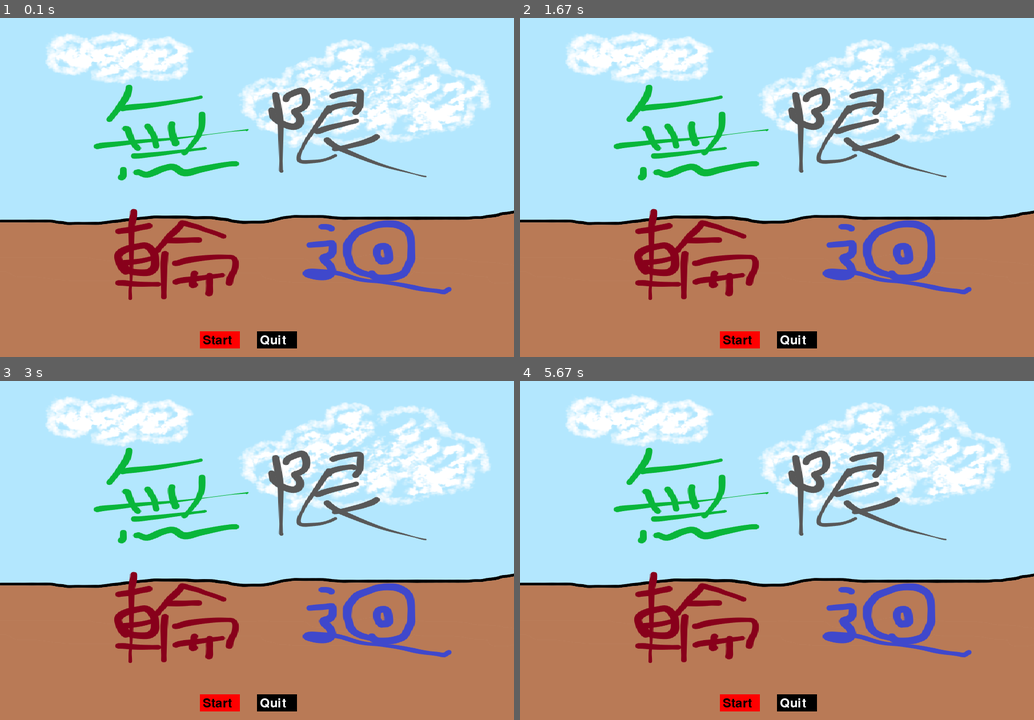
Above: before the commit, frames 1-4 (two rows, left to right).
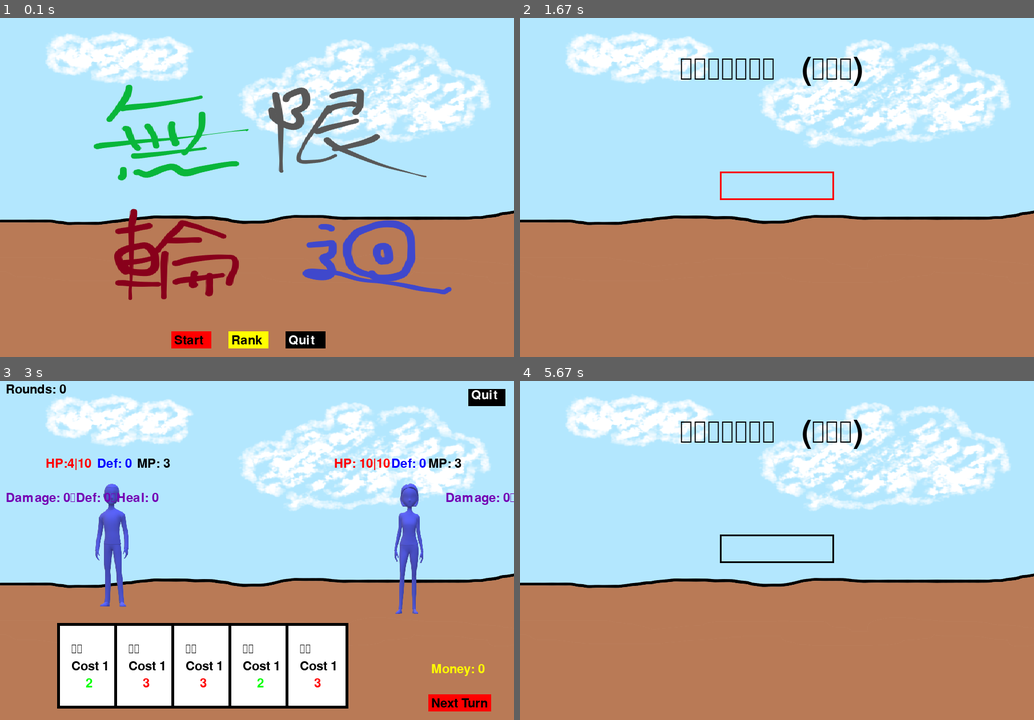
Above: after the commit, the same moments.

Repository: razersword21/pygame-card
Game: pygame game, started from main.py
Same seed, same stepped clock (60 frames per second), same inputs: the game is played once before the commit and once after it.
Inputs (mouse positions are in pixels of both pictures, inside the frame that each line leads up to):
- Up to frame 1 (0.1 s): no input
- Up to frame 2 (1.67 s): press the mouse at (710, 340) at 0.37 s; move the mouse to (663, 302) at 0.47 s; release the mouse at (617, 265) at 0.6 s; press the mouse at (777, 184) at 0.7 s; move the mouse to (684, 234) at 0.8 s; release the mouse at (597, 285) at 0.93 s; click (710, 207) at 1.05 s; press the mouse at (777, 184) at 1.37 s; move the mouse to (771, 248) at 1.47 s; release the mouse at (766, 309) at 1.6 s
- Up to frame 3 (3 s): click (308, 621) at 1.72 s; press the mouse at (257, 547) at 2.03 s; move the mouse to (328, 611) at 2.13 s; release the mouse at (400, 672) at 2.27 s; type "ann" at 2.33 s; tap Enter at 2.67 s; click (457, 703) at 2.88 s, where only the run after the commit has a clickable "Next Turn"
- Up to frame 4 (5.67 s): press the mouse at (1008, 397) at 3.2 s; move the mouse to (843, 503) at 3.3 s; release the mouse at (679, 611) at 3.43 s; press the mouse at (766, 703) at 3.53 s; move the mouse to (730, 679) at 3.63 s; release the mouse at (689, 655) at 3.77 s; click (998, 703) at 3.88 s, where only the run after the commit has a clickable "返回"; press the mouse at (766, 703) at 4.2 s; move the mouse to (689, 631) at 4.3 s; release the mouse at (612, 560) at 4.43 s; click (998, 703) at 5.05 s, where only the run after the commit has a clickable "返回"; press the mouse at (710, 703) at 5.37 s; move the mouse to (797, 645) at 5.47 s; release the mouse at (884, 591) at 5.6 s

The runs differ from the first frame. In frame 1, 1.4% of the frame differs, in the area x 33-64%, y 92-98%; in frame 2, 9.3%; in frame 3, 25%, in the area x 1-100%, y 1-98%; in frame 4, 9.3%.

Commit message:
updata v4

Diff:
--- a/card_process.py
+++ b/card_process.py
@@ -61,6 +61,8 @@
             else:
                 target.hp -= (card.do_to_other+myself.damage_buff)
                 myself.hp += (card.do_to_other+myself.damage_buff)
+            if myself.hp > myself.max_hp:
+                myself.hp = myself.max_hp
         case 'absorb':
             target.magic -= card.do_to_other
             if target.magic < 0:
--- /dev/null
+++ b/draw_source/rankings.json
@@ -0,0 +1 @@
+[{"name": "aaa", "score": "1"}]
--- a/game.py
+++ b/game.py
@@ -1,6 +1,7 @@
 import pygame,sys
 import random
 import time
+import json
 import logging
 logging.basicConfig(level=logging.INFO)
 
@@ -8,6 +9,7 @@
 from card_process import *
 from choose import *
 from params import *
+from game_utils import *
 
 def set_enemy(enemy):
     x = random.randint(0,100)
@@ -66,7 +68,8 @@
     clock = pygame.time.Clock()
 
     chose_buff = []
-
+    with open('draw_source/rankings.json') as f:
+        rank_list = json.load(f)
     running = True
     player_turn = True
 
@@ -145,6 +148,8 @@
                 if next_turn_btn.collidepoint(pos):
                     player_turn = False
                 if quit_btn.collidepoint(pos):
+                    write_game_records(rank_list,main_role,rounds)
+                    logging.warning(main_role.name + ' 打到 Round: '+str(rounds))
                     running = False
 
                 end_x = (len(current_cards)+1)*100
@@ -168,8 +173,6 @@
                         match main_card.type:
                             case 'attack'|'fire'|'vampire'|'absorb'|'little_knife'|'shield'|'brk_shd'|'sacrifice':
                                 enemy,main_role = card_effect(enemy,main_card,main_role)
-                                if main_role.hp > main_role.max_hp:
-                                    main_role.hp = main_role.max_hp
                                 if enemy.hp <= 0:
                                     enemy.hp = 0
                                     GAME_CONTROL = False
@@ -240,8 +243,6 @@
                             match card.type:
                                 case 'attack'|'fire'|'vampire'|'absorb'|'shield'|'brk_shd'|'sacrifice':
                                     main_role,enemy = card_effect(main_role,card,enemy)
-                                    if enemy.hp > enemy.max_hp:
-                                        enemy.hp = enemy.max_hp
                                     if main_role.hp <= 0:
                                         main_role.hp = 0
                                         GAME_CONTROL = False
@@ -271,7 +272,7 @@
                     check_person_buff(main_role,enemy)
 
         elif not GAME_CONTROL and enemy.hp == 0:
-            logging.warn('********* Next Round *********')
+            logging.warning('********* Next Round *********')
             rounds += 1
             chose_buff,add_value,new_card,main_role = choose_(win,font_list,rounds,main_role)
             if new_card != None:
@@ -301,6 +302,7 @@
             pygame.display.update()
             time.sleep(3)
             running = False
-            logging.warn('你打到 Round: '+str(rounds))
+            write_game_records(rank_list,main_role,rounds)
+            logging.warning(main_role.name + ' 打到 Round: '+str(rounds))
         pygame.display.flip()
         clock.tick(60)
--- /dev/null
+++ b/game_utils.py
@@ -0,0 +1,13 @@
+import json
+def write_game_records(rank_list,main_role,rounds):
+    if not any(player['name'] == main_role.name for player in rank_list):
+        rank_list.append({"name":main_role.name,"score":str(rounds)})
+    else:
+        for player in rank_list:
+            if player['name'] == main_role.name and int(player['score']) < rounds:
+                player['score'] = str(rounds)
+    rank_list = sorted(rank_list, key=lambda k: k['score'], reverse=True)
+    if len(rank_list) > 9:
+        rank_list.pop(-1)
+    with open('draw_source/rankings.json','w') as f:
+        json.dump(rank_list, f)
--- a/input_name.py
+++ b/input_name.py
@@ -1,5 +1,4 @@
 import pygame,sys
-import random
 from objects import *
 
 def input_name(win,main_role):
@@ -11,7 +10,6 @@
     text = ""
     active = False
     while inputing:
-
         win.blit(bg.bg_big, bg.rect)
         title_font = pygame.font.Font('font/ChenYuluoyan-Thin.ttf', 80)
         base_font = pygame.font.Font('font/ChenYuluoyan-Thin.ttf', 50)
--- a/main.py
+++ b/main.py
@@ -1,5 +1,6 @@
 import pygame,sys
 import pygame.locals
+import keyboard
 
 from objects import *
 from card_process import *
@@ -7,6 +8,7 @@
 from game import *
 from params import *
 from input_name import *
+from rank import *
 
 GAME_CONTROL = False
 
@@ -28,14 +30,20 @@
     while show_intro:
         win.blit(intro.bg_big, intro.rect)
 
-        start_btn = pygame.Rect(350, 555, 70, 30)
+        start_btn = pygame.Rect(300, 555, 70, 30)
         pygame.draw.rect(win, RED , start_btn)
         btn_text = base_font.render("Start", True, BLACK)
-        win.blit(btn_text, (355, 560))
-        quit_btn = pygame.Rect(450, 555, 70, 30)
+        win.blit(btn_text, (305, 560))
+
+        rank_btn = pygame.Rect(400, 555, 70, 30)
+        pygame.draw.rect(win, YELLOW , rank_btn)
+        rank_text = base_font.render("Rank", True, BLACK)
+        win.blit(rank_text, (405, 560))
+
+        quit_btn = pygame.Rect(500, 555, 70, 30)
         pygame.draw.rect(win, BLACK , quit_btn)
         quit_text = base_font.render("Quit", True, WHITE)
-        win.blit(quit_text, (455, 560))
+        win.blit(quit_text, (505, 560))
 
         for event in pygame.event.get():
             if event.type == pygame.QUIT:
@@ -44,11 +52,14 @@
             if event.type == pygame.MOUSEBUTTONDOWN:
                 pos = pygame.mouse.get_pos()
                 if start_btn.collidepoint(pos):
-
+                    keyboard.send('alt+shift')
                     input_name(win,main_role)
                     if len(main_role.name) > 0:
                         GAME_CONTROL = True
                         game_(win,all_font,GAME_CONTROL,main_role,enemy)
+                    keyboard.send('alt+shift')
+                if rank_btn.collidepoint(pos):
+                    rank_page(win)
                 if quit_btn.collidepoint(pos):
                     pygame.quit()
                     sys.exit()
--- /dev/null
+++ b/rank.py
@@ -0,0 +1,47 @@
+import pygame,sys
+import json
+from objects import *
+
+def rank_page(win):
+    bg = BG(900, 600)
+    ranking = True
+    with open('draw_source/rankings.json') as f:
+        rank_list = json.load(f)
+    rank_list = sorted(rank_list, key=lambda k: k['score'], reverse=True)
+    if len(rank_list) > 9:
+        rank_list.pop(-1)
+    while ranking:
+        win.blit(bg.bg_big, bg.rect)
+        base_font = pygame.font.Font('font/ChenYuluoyan-Thin.ttf', 32)
+        title_font = pygame.font.Font('font/ChenYuluoyan-Thin.ttf', 80)
+        menu_text = title_font.render("排名榜", True, BLACK)
+        win.blit(menu_text, (350, 10))
+
+        return_btn = pygame.Rect(800, 555, 70, 30)
+        pygame.draw.rect(win, RED , return_btn)
+        return_text = base_font.render("返回", True, BLACK)
+        win.blit(return_text, (805, 560))
+
+        name_text = base_font.render("姓名", True, (0, 0, 0))
+        score_text = base_font.render("分數(Rounds)", True, (0, 0, 0))
+        win.blit(name_text, (150, 100))
+        win.blit(score_text, (450, 100))
+
+        y = 150
+        for player in rank_list:
+            name_text = player['name']
+            score_text = str(player['score']) + " 回合"
+            name_surf = base_font.render(name_text, True, (0, 0, 0))
+            score_surf = base_font.render(score_text, True, (0, 0, 0))
+            win.blit(name_surf, (150, y))
+            win.blit(score_surf, (450, y))
+            y += 50
+
+        for event in pygame.event.get():
+            if event.type == pygame.QUIT:
+                ranking = False
+            if event.type == pygame.MOUSEBUTTONDOWN:
+                pos = pygame.mouse.get_pos()
+                if return_btn.collidepoint(pos):
+                    ranking = False
+        pygame.display.flip()
Not shown, changed: README.md
Binary file changed: requirements.txt
Not shown, removed: draw_source/未命名.glb
